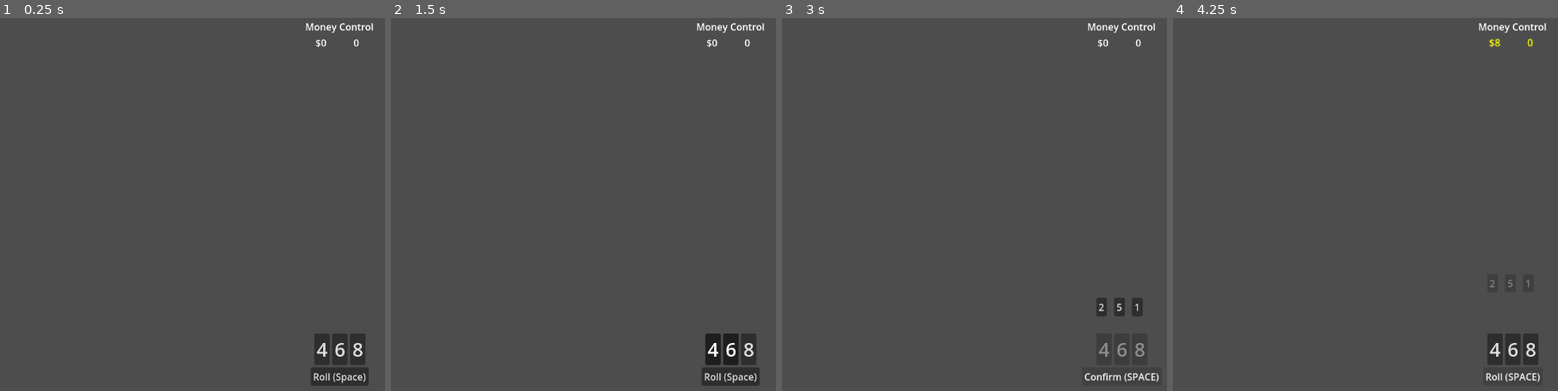
Above: before the commit, frames 1-4 (left to right).
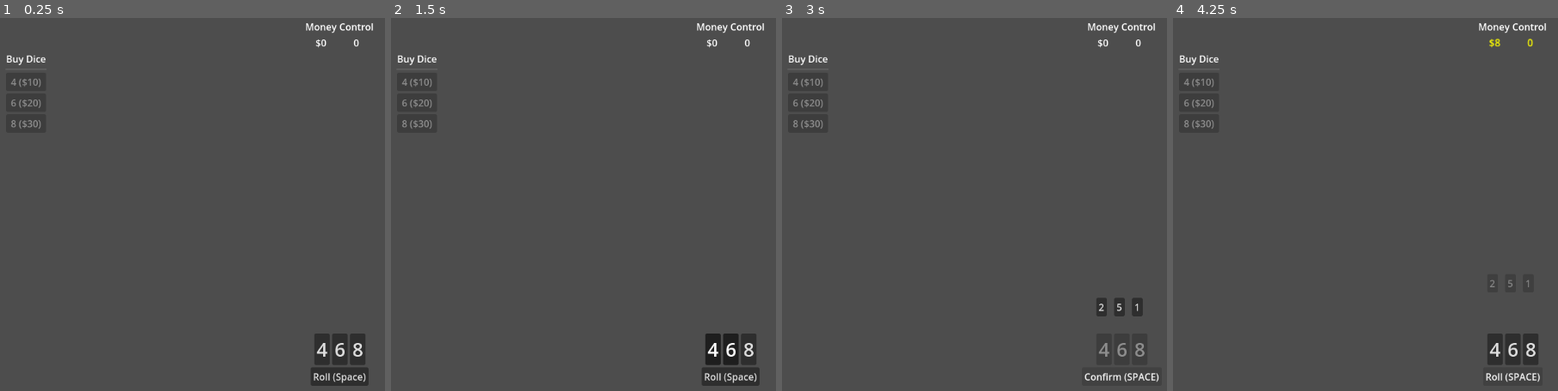
Above: after the commit, the same moments.

Repository: rcorre/chaos-control
Game: Godot game, scene res://scenes/game.tscn
Same seed, same stepped clock (60 frames per second), same inputs: the game is played once before the commit and once after it.
Inputs:
- Up to frame 1 (0.25 s): no input
- Up to frame 2 (1.5 s): click "4" at 0.5 s; click "6" at 1.25 s
- Up to frame 3 (3 s): click "8" at 2 s; click "Roll (Space)" at 2.75 s
- Up to frame 4 (4.25 s): click "Confirm (SPACE)" at 3.5 s

The runs differ from the first frame. In frame 1, 0.3% of the frame differs, in the area x 1-12%, y 9-30%; in frame 2, 0.3%; in frame 3, 0.3%; in frame 4, 0.3%.

Commit message:
Purchase die.

Diff:
--- a/scenes/dice_bar.gd
+++ b/scenes/dice_bar.gd
@@ -13,6 +13,7 @@
 	add_die(8)
 
 	roll_confirm_button.pressed.connect(on_roll_confirm_pressed)
+	Events.add_die.connect(add_die)
 
 func dice_active() -> bool:
 	return not rolled_dice.is_empty()
@@ -33,7 +34,6 @@
 	Events.dice_active.connect(button.set_disabled)
 
 func _unhandled_input(event: InputEvent) -> void:
-	prints(event)
 	if rolled_dice.is_empty() and event.is_action_pressed("roll"):
 		roll()
 	elif not rolled_dice.is_empty() and event.is_action_pressed("confirm"):
--- /dev/null
+++ b/scenes/die_purchase_button.gd
@@ -0,0 +1,16 @@
+extends Button
+
+@export var sides := 4
+@export var cost := 10
+
+func _ready() -> void:
+	text = "%d ($%d)" % [sides, cost]
+	focus_mode = FOCUS_NONE
+	disabled = true
+	Events.money_changed.connect(on_money_changed)
+
+func on_money_changed(amount: int):
+	disabled = cost > amount
+
+func _pressed() -> void:
+	Events.request_die_purchase.emit(sides, cost)
--- a/scenes/game.gd
+++ b/scenes/game.gd
@@ -6,6 +6,13 @@
 func _ready() -> void:
 	Events.money_earned.connect(on_money_earned)
 	Events.control_earned.connect(on_control_earned)
+	Events.request_die_purchase.connect(on_die_purchase_requested)
+
+func on_die_purchase_requested(sides: int, cost: int):
+	if money >= cost:
+		money -= cost
+		Events.money_changed.emit(money)
+		Events.add_die.emit(sides)
 
 func on_money_earned(amount: int):
 	money += amount
--- a/scenes/game.tscn
+++ b/scenes/game.tscn
@@ -1,10 +1,11 @@
-[gd_scene load_steps=7 format=3 uid="uid://d4dfeshs44dmj"]
+[gd_scene load_steps=8 format=3 uid="uid://d4dfeshs44dmj"]
 
 [ext_resource type="Script" uid="uid://dvvxpd3ytc64s" path="res://scenes/game.gd" id="1_lbhrr"]
 [ext_resource type="Script" uid="uid://dvamf3q45sd1w" path="res://scenes/money_label.gd" id="1_lnu2h"]
 [ext_resource type="Script" uid="uid://cy4sclufyqtub" path="res://scenes/dice_bar.gd" id="1_uwrxv"]
 [ext_resource type="AudioStream" uid="uid://cj6ay8gup3nao" path="res://assets/sounds/dice.wav" id="2_yqjtg"]
 [ext_resource type="Script" uid="uid://dwgvsb0ye1fkt" path="res://scenes/control_label.gd" id="3_iywne"]
+[ext_resource type="Script" uid="uid://dn7sah7s1625v" path="res://scenes/die_purchase_button.gd" id="4_p57ef"]
 
 [sub_resource type="AudioStreamRandomizer" id="AudioStreamRandomizer_lnu2h"]
 random_pitch = 1.3
@@ -65,9 +66,43 @@
 horizontal_alignment = 1
 script = ExtResource("3_iywne")
 
-[node name="CenterArea" type="Control" parent="VBoxContainer"]
+[node name="CenterArea" type="HBoxContainer" parent="VBoxContainer"]
 layout_mode = 2
 size_flags_vertical = 3
+
+[node name="Shop" type="VBoxContainer" parent="VBoxContainer/CenterArea"]
+layout_mode = 2
+size_flags_horizontal = 4
+size_flags_vertical = 3
+
+[node name="Label" type="Label" parent="VBoxContainer/CenterArea/Shop"]
+layout_mode = 2
+text = "Buy Dice"
+
+[node name="HSeparator" type="HSeparator" parent="VBoxContainer/CenterArea/Shop"]
+layout_mode = 2
+
+[node name="GridContainer" type="VBoxContainer" parent="VBoxContainer/CenterArea/Shop"]
+layout_mode = 2
+
+[node name="Button" type="Button" parent="VBoxContainer/CenterArea/Shop/GridContainer"]
+layout_mode = 2
+text = "4"
+script = ExtResource("4_p57ef")
+
+[node name="Button2" type="Button" parent="VBoxContainer/CenterArea/Shop/GridContainer"]
+layout_mode = 2
+text = "6"
+script = ExtResource("4_p57ef")
+sides = 6
+cost = 20
+
+[node name="Button3" type="Button" parent="VBoxContainer/CenterArea/Shop/GridContainer"]
+layout_mode = 2
+text = "8"
+script = ExtResource("4_p57ef")
+sides = 8
+cost = 30
 
 [node name="DiceBar" type="HBoxContainer" parent="VBoxContainer"]
 layout_mode = 2
--- a/singleton/events.gd
+++ b/singleton/events.gd
@@ -11,3 +11,6 @@
 # if true, dice have been rolled
 # if false, waiting to roll dice
 signal dice_active(active)
+
+signal request_die_purchase(sides, cost)
+signal add_die(sides)
Not shown, added: scenes/die_purchase_button.gd.uid
